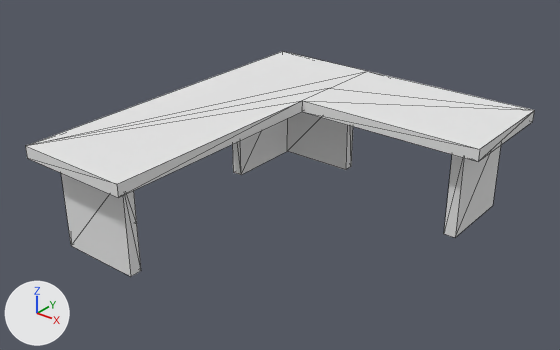
The OBJ model media/model/mapmodel/nieb/desk01/model.obj: old version first, new version second.
The view is the same before and after, from a 50 mm lens placed at (33.7, -43.8, 31.7), pointed at (-0.9, -0.5, 4.8). The axes (+X, +Y, +Z) are drawn at lower left. The lights are the same throughout. Mesh edges are drawn as thin lines. Where no turn or scale is listed for an object, it has been applied to the vertices. Vertices at the same position are counted once.

Names of what the first picture shows: 'model.obj'.
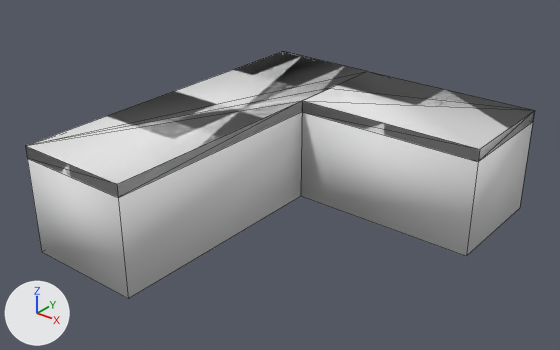
Where the change shows, as pixel boxes (x1, y1, x2, y2) in the pictures (560 x 350 px):
```json
{"object": "model.obj", "change": "reshaped", "before": [26, 51, 534, 276], "after": [26, 51, 534, 299], "on screen": "10% taller"}
{"part": 1, "of": "me_model_obj", "change": "added", "after": [26, 51, 534, 299]}
```

Edits to the scene script, one JSON object a line:
```json
{"block": "me_model_obj", "where": "# used by ob_model_obj"}
{"op": "remove", "block": "me_model_obj", "code": "me_model_obj.from_pydata(...)  # 70 vertices, 102 faces; spans x -13.0..13.0, y -15.0..15.0, z 0.0..9.0"}
{"op": "add", "block": "me_model_obj", "code": "me_model_obj.from_pydata(...)  # 77 vertices, 114 faces; spans x -13.0..13.0, y -15.0..15.0, z 0.0..9.0"}
{"block": "me_model_obj", "change": "me_model_obj part 1"}
{"block": "me_model_obj", "change": "7 new vertices lie (0.0, 0.0, -9.0) away from vertices in x -13.0..13.0, y -15.0..15.0, z 9.0"}
{"block": "me_model_obj", "change": "12 new faces join them"}
```
